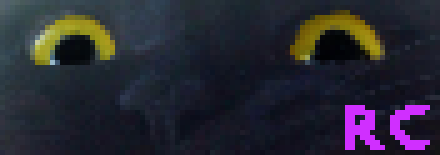
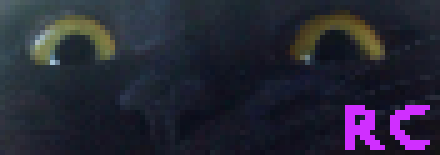
Layer changes from the first 440x155 image to the second:
"eyes": opacity 100% → 30% over 30, 10, 385, 65
